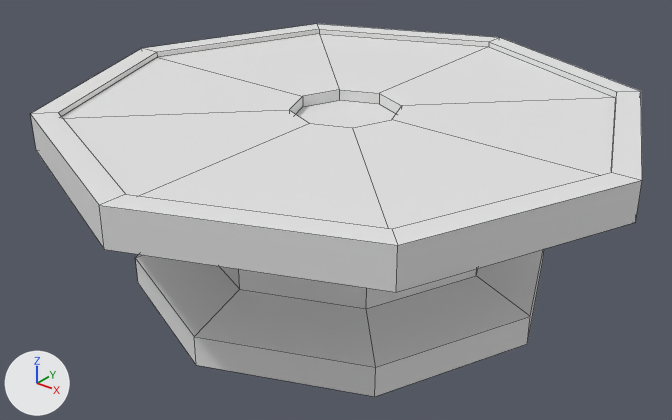
Two versions of the Blender file graphics/модели/Assets/Table_Stone_ROUND.blend, one commit apart.
Rendered twice from a 50 mm lens placed at (3.56, -4.55, 3.29), pointed at (-0.01, -0.08, 0.52). Lighting does not change. The marker at lower left points along +X, +Y and +Z. The older version comes first. Mesh edges are drawn as thin lines.

Names of what the first picture shows: 'Table_Stone_Round'.
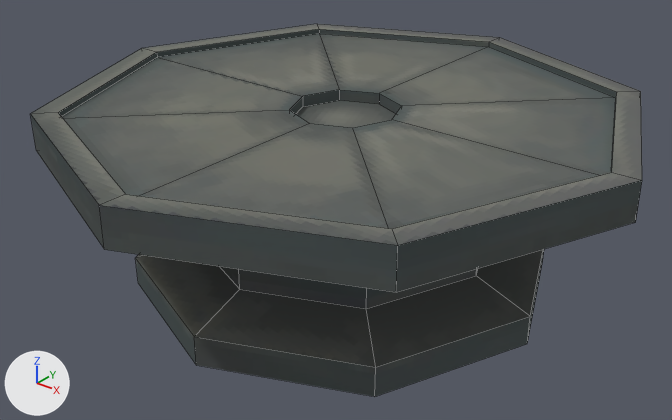
Pixel boxes (x1, y1, x2, y2) of what changed, in the pictures (672 x 420 px):
'Table_Stone_Round', recoloured (white to grey): (31, 24, 642, 396) in both

The change, as a list of edits to the scene's bpy script:
```text
Add img_walltextblue2_png:
    img_walltextblue2_png = load_image('walltextblue2.png', 'Table_Stone_ROUND_Text.png', 256, 256, 'sRGB')
Add mat_material_001:
    mat_material_001 = principled_material('Material.001')
    mat_material_001.texture = img_walltextblue2_png
    mat_material_001.roughness = 1.0
    mat_material_001.specular_ior_level = 0.0
Change me_circle:
    where me_circle.from_pydata(...)  # 80 vertices, 74 faces; spans x -2.0..2.0, y -2.0..2.0, z 0.0..1.27
    add me_circle.materials.append(mat_material_001)  # picture img_walltextblue2_png
```
